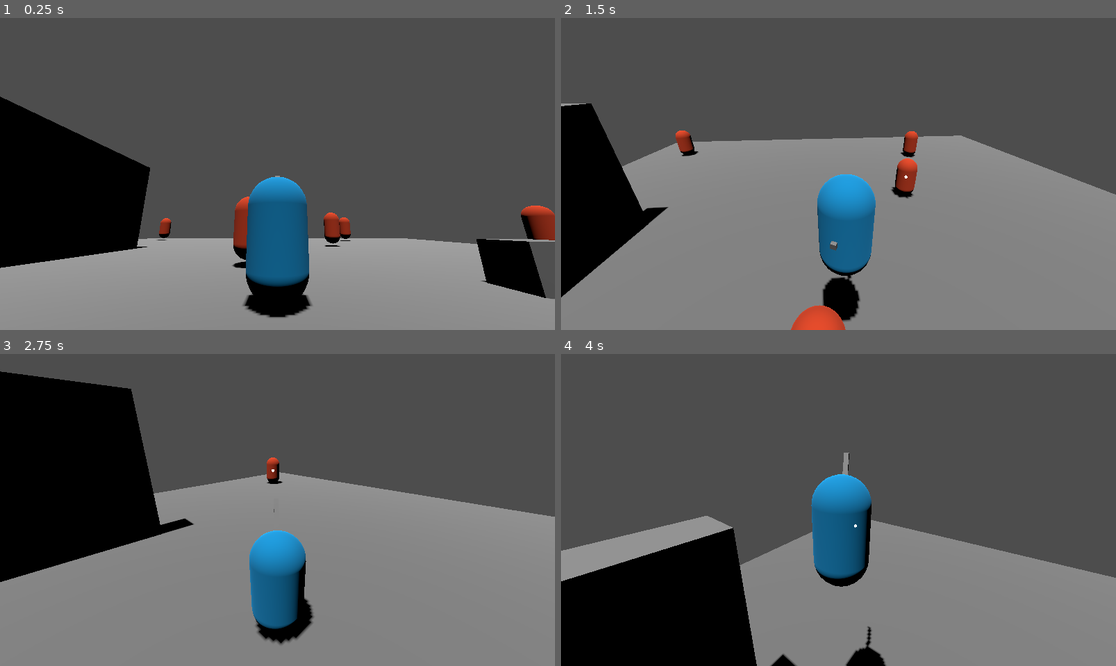
Above: before the commit, frames 1-4 (two rows, left to right).
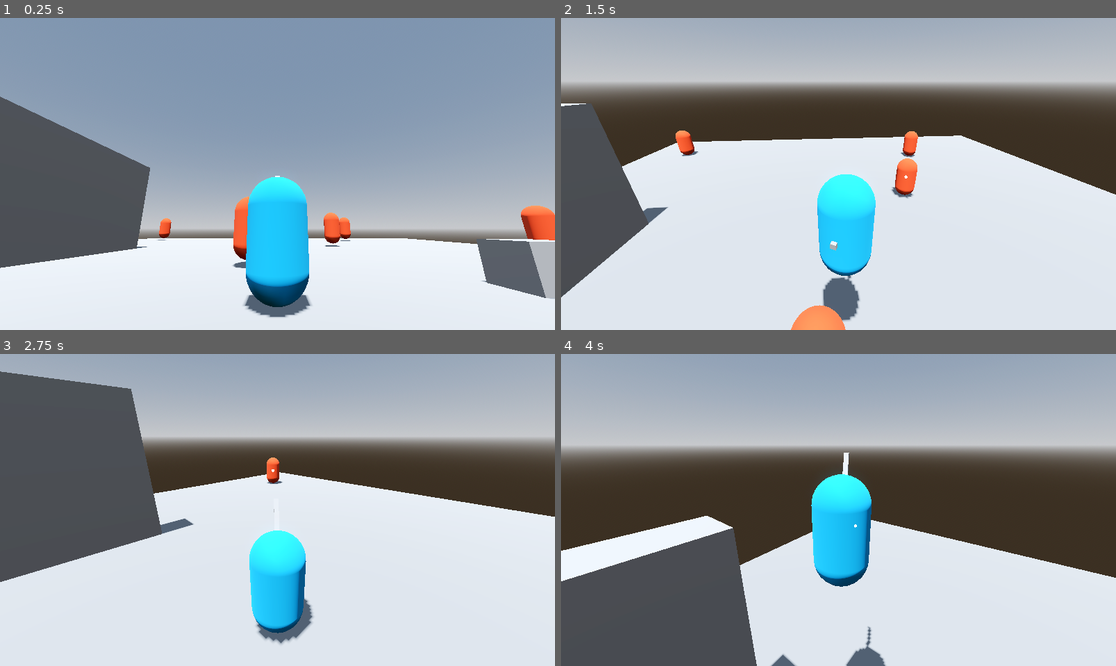
Above: after the commit, the same moments.

Repository: Snaiel/Godot4ThirdPersonCombatPrototype
Game: Godot game, scene res://scenes/Main.tscn
Same seed, same stepped clock (60 frames per second), same inputs: the game is played once before the commit and once after it.
Inputs (mouse positions are in pixels of both pictures, inside the frame that each line leads up to):
- Up to frame 1 (0.25 s): no input
- Up to frame 2 (1.5 s): move the mouse to (832, 180) at 0.52 s; hold W (forward) from 0.53 s (still down); tap Middle mouse button (lock_on) at 0.6 s; tap Space (jump) at 0.77 s; move the mouse to (877, 177) at 1.27 s; click (877, 177) at 1.35 s
- Up to frame 3 (2.75 s): keep holding W (forward); tap Space (jump) at 1.52 s; tap Middle mouse button (lock_on) at 1.55, 2.1 s; move the mouse to (233, 506) at 2.02 s
- Up to frame 4 (4 s): move the mouse to (844, 510) at 2.77 s; release W (forward) at 2.78 s; hold A (left) 2.78-3.53 s; tap Middle mouse button (lock_on) at 2.85, 3.8 s; tap Space (jump) at 3.02, 3.77 s; move the mouse to (816, 503) at 3.52 s; hold W (forward) from 3.53 s (still down); click (816, 503) at 3.6 s

The runs differ from the first frame. In frame 1, 100% of the frame differs, in the area x 0-100%, y 0-100%; in frame 2, 97%; in frame 3, 98%; in frame 4, 97%.

Commit message:
refactored hitbox detection

Diff:
--- a/project.godot
+++ b/project.godot
@@ -61,5 +61,5 @@
 
 3d_physics/layer_1="world"
 3d_physics/layer_2="player"
-3d_physics/layer_3="sword"
+3d_physics/layer_3="weapon"
 3d_physics/layer_4="enemy"
--- a/scenes/Enemy.tscn
+++ b/scenes/Enemy.tscn
@@ -1,6 +1,7 @@
-[gd_scene load_steps=5 format=3 uid="uid://cv8knl5vavfyy"]
+[gd_scene load_steps=6 format=3 uid="uid://cv8knl5vavfyy"]
 
 [ext_resource type="Script" path="res://scripts/enemy.gd" id="1_nrck3"]
+[ext_resource type="PackedScene" uid="uid://cko2lhqdu4n44" path="res://scenes/EntityHitbox.tscn" id="2_h2tgk"]
 
 [sub_resource type="StandardMaterial3D" id="StandardMaterial3D_t3wl8"]
 albedo_color = Color(0.898039, 0.278431, 0.137255, 1)
@@ -12,7 +13,7 @@
 
 [node name="Enemy" type="CharacterBody3D" groups=["enemy"]]
 collision_layer = 8
-collision_mask = 7
+collision_mask = 3
 script = ExtResource("1_nrck3")
 
 [node name="MeshInstance3D" type="MeshInstance3D" parent="."]
@@ -20,3 +21,7 @@
 
 [node name="CollisionShape3D" type="CollisionShape3D" parent="."]
 shape = SubResource("CapsuleShape3D_lwy87")
+
+[node name="EntityHitbox" parent="." instance=ExtResource("2_h2tgk")]
+
+[connection signal="weapon_hit" from="EntityHitbox" to="." method="_on_entity_hitbox_weapon_hit"]
--- /dev/null
+++ b/scenes/EntityHitbox.tscn
@@ -0,0 +1,16 @@
+[gd_scene load_steps=3 format=3 uid="uid://cko2lhqdu4n44"]
+
+[ext_resource type="Script" path="res://scripts/entity_hitbox.gd" id="1_gp3rr"]
+
+[sub_resource type="CapsuleShape3D" id="CapsuleShape3D_hdxcr"]
+
+[node name="EntityHitbox" type="Area3D"]
+collision_layer = 8
+collision_mask = 4
+script = ExtResource("1_gp3rr")
+
+[node name="CollisionShape3D" type="CollisionShape3D" parent="."]
+shape = SubResource("CapsuleShape3D_hdxcr")
+
+[connection signal="body_entered" from="." to="." method="_on_body_entered"]
+[connection signal="body_exited" from="." to="." method="_on_body_exited"]
--- a/scenes/Main.tscn
+++ b/scenes/Main.tscn
@@ -1,9 +1,23 @@
-[gd_scene load_steps=13 format=3 uid="uid://cfip2n0nvr8n3"]
+[gd_scene load_steps=16 format=3 uid="uid://cfip2n0nvr8n3"]
 
 [ext_resource type="PackedScene" uid="uid://cv8knl5vavfyy" path="res://scenes/Enemy.tscn" id="2_oia4d"]
 [ext_resource type="PackedScene" uid="uid://dujukbu10vbmm" path="res://scenes/Player.tscn" id="2_thr8q"]
 [ext_resource type="PackedScene" uid="uid://b075d85nmca7s" path="res://scenes/UserInterface.tscn" id="3_hlhuw"]
 [ext_resource type="Script" path="res://scripts/lock_on_system.gd" id="4_qiriw"]
+
+[sub_resource type="ProceduralSkyMaterial" id="ProceduralSkyMaterial_co0qk"]
+sky_top_color = Color(0.384314, 0.454902, 0.54902, 1)
+sky_horizon_color = Color(0.646078, 0.655975, 0.670505, 1)
+ground_horizon_color = Color(0.646078, 0.655975, 0.670505, 1)
+
+[sub_resource type="Sky" id="Sky_qudfu"]
+sky_material = SubResource("ProceduralSkyMaterial_co0qk")
+
+[sub_resource type="Environment" id="Environment_32f71"]
+background_mode = 2
+sky = SubResource("Sky_qudfu")
+tonemap_mode = 2
+glow_enabled = true
 
 [sub_resource type="BoxShape3D" id="BoxShape3D_kuabg"]
 size = Vector3(30, 1, 30)
@@ -30,7 +44,12 @@
 
 [node name="Main" type="Node3D"]
 
+[node name="WorldEnvironment" type="WorldEnvironment" parent="."]
+environment = SubResource("Environment_32f71")
+
 [node name="World" type="Node3D" parent="."]
+metadata/_edit_lock_ = true
+metadata/_edit_group_ = true
 
 [node name="Ground" type="StaticBody3D" parent="World"]
 
@@ -67,22 +86,23 @@
 [node name="Player" parent="." instance=ExtResource("2_thr8q")]
 transform = Transform3D(1, 0, 0, 0, 1, 0, 0, 0, 1, 0, 2, 7.57123)
 
-[node name="UserInterface" parent="." instance=ExtResource("3_hlhuw")]
-
-[node name="LockOnSystem" type="Area3D" parent="." node_paths=PackedStringArray("player", "potential_target")]
+[node name="LockOnSystem" type="Area3D" parent="Player" node_paths=PackedStringArray("player", "potential_target")]
+transform = Transform3D(1, 0, 0, 0, 1, 0, 0, 0, 1, 0, -2, -7.57123)
 collision_layer = 0
 collision_mask = 8
 script = ExtResource("4_qiriw")
-player = NodePath("../Player")
-potential_target = NodePath("../Enemies/Enemy")
+player = NodePath("..")
+potential_target = NodePath("../../Enemies/Enemy")
 change_target_mouse_threshold = 60
 change_target_wait_time = 0.5
 
-[node name="EnemyDetectionSphere" type="CollisionShape3D" parent="LockOnSystem"]
+[node name="EnemyDetectionSphere" type="CollisionShape3D" parent="Player/LockOnSystem"]
 shape = SubResource("SphereShape3D_bb732")
 
-[node name="ChangeTargetTimer" type="Timer" parent="LockOnSystem"]
+[node name="ChangeTargetTimer" type="Timer" parent="Player/LockOnSystem"]
 wait_time = 0.5
+
+[node name="UserInterface" parent="." instance=ExtResource("3_hlhuw")]
 
 [node name="Enemies" type="Node3D" parent="."]
 
@@ -104,7 +124,7 @@
 [node name="Enemy6" parent="Enemies" instance=ExtResource("2_oia4d")]
 transform = Transform3D(1, 0, 0, 0, 1, 0, 0, 0, 1, 12.0914, 2, 1.43307)
 
-[connection signal="body_entered" from="LockOnSystem" to="LockOnSystem" method="_on_body_entered"]
-[connection signal="lock_on" from="LockOnSystem" to="Player" method="_on_lock_on_system_lock_on"]
-[connection signal="lock_on" from="LockOnSystem" to="UserInterface" method="_on_lock_on_system_lock_on"]
-[connection signal="timeout" from="LockOnSystem/ChangeTargetTimer" to="LockOnSystem" method="_on_change_target_timer_timeout"]
+[connection signal="body_entered" from="Player/LockOnSystem" to="Player/LockOnSystem" method="_on_body_entered"]
+[connection signal="lock_on" from="Player/LockOnSystem" to="Player" method="_on_lock_on_system_lock_on"]
+[connection signal="lock_on" from="Player/LockOnSystem" to="UserInterface" method="_on_lock_on_system_lock_on"]
+[connection signal="timeout" from="Player/LockOnSystem/ChangeTargetTimer" to="Player/LockOnSystem" method="_on_change_target_timer_timeout"]
--- a/scenes/Sword.tscn
+++ b/scenes/Sword.tscn
@@ -3,6 +3,9 @@
 [ext_resource type="Script" path="res://scripts/sword.gd" id="1_5whxk"]
 
 [sub_resource type="BoxMesh" id="BoxMesh_k3nak"]
+size = Vector3(0.1, 2, 0.1)
+
+[sub_resource type="BoxShape3D" id="BoxShape3D_p5p8n"]
 size = Vector3(0.1, 2, 0.1)
 
 [sub_resource type="Animation" id="Animation_gwksx"]
@@ -119,7 +122,7 @@
 "transitions": PackedFloat32Array(1),
 "values": [{
 "args": [],
-"method": &"register_hit"
+"method": &"register_weapon_impact"
 }]
 }
 
@@ -129,26 +132,20 @@
 "Strike": SubResource("Animation_pfmwt")
 }
 
-[sub_resource type="BoxShape3D" id="BoxShape3D_p5p8n"]
-size = Vector3(0.1, 2, 0.1)
-
-[node name="Sword" type="Area3D"]
+[node name="Sword" type="StaticBody3D" groups=["weapon"]]
 collision_layer = 4
-collision_mask = 8
+collision_mask = 0
 script = ExtResource("1_5whxk")
 
 [node name="MeshInstance3D" type="MeshInstance3D" parent="."]
 transform = Transform3D(1, 0, 0, 0, 0.766044, 0.642787, 0, -0.642787, 0.766044, 0, 0.507535, -0.426912)
 mesh = SubResource("BoxMesh_k3nak")
 
+[node name="CollisionShape3D" type="CollisionShape3D" parent="."]
+transform = Transform3D(1, 0, 0, 0, 0.766044, 0.642787, 0, -0.642787, 0.766044, 0, 0.507535, -0.426912)
+shape = SubResource("BoxShape3D_p5p8n")
+
 [node name="AnimationPlayer" type="AnimationPlayer" parent="."]
 libraries = {
 "": SubResource("AnimationLibrary_q1m4e")
 }
-
-[node name="CollisionShape3D" type="CollisionShape3D" parent="."]
-transform = Transform3D(1, 0, 0, 0, 0.766044, 0.642787, 0, -0.642787, 0.766044, 0, 0.507535, -0.426912)
-shape = SubResource("BoxShape3D_p5p8n")
-
-[connection signal="body_entered" from="." to="." method="_on_body_entered"]
-[connection signal="body_exited" from="." to="." method="_on_body_exited"]
--- a/scripts/enemy.gd
+++ b/scripts/enemy.gd
@@ -1,7 +1,7 @@
 class_name Enemy
 extends CharacterBody3D
 
-var _knockback_resistance = 5
+@export var friction = 0.05
 
 # Get the gravity from the project settings to be synced with RigidBody nodes.
 var gravity = ProjectSettings.get_setting("physics/3d/default_gravity")
@@ -12,13 +12,15 @@
 	if not is_on_floor():
 		velocity.y -= gravity * delta
 
-	if abs(velocity.x) > 0:
-		velocity.x -= sign(velocity.x) *  _knockback_resistance * delta
-	if abs(velocity.z) > 0:
-		velocity.z -= sign(velocity.z) * _knockback_resistance * delta
+	velocity.x = lerp(velocity.x, 0.0, friction)
+	velocity.z = lerp(velocity.z, 0.0, friction)
 
 	move_and_slide()
 
-func get_hit():
+func get_hit(knockback):
 	var player = Globals.player
-	velocity = (position - player.position).normalized() * 4
+	velocity = player.position.direction_to(position) * knockback
+
+
+func _on_entity_hitbox_weapon_hit(_damage, knockback):
+	get_hit(knockback)
--- /dev/null
+++ b/scripts/entity_hitbox.gd
@@ -0,0 +1,20 @@
+extends Area3D
+
+signal weapon_hit(damage: int, knockback: float)
+
+var _weapons_in_hitbox = []
+
+func _on_body_entered(body: Node3D):
+	if body.is_in_group("weapon") and body not in _weapons_in_hitbox:
+		var weapon: Sword = body
+		weapon.weapon_impact.connect(_register_hit)
+		_weapons_in_hitbox.append(weapon)
+
+func _on_body_exited(body: Node3D):
+	if body.is_in_group("weapon"):
+		var weapon: Sword = body
+		weapon.weapon_impact.disconnect(_register_hit)
+		_weapons_in_hitbox.erase(weapon)
+
+func _register_hit(damage: int, knockback: float):
+	weapon_hit.emit(damage, knockback)
--- a/scripts/lock_on_system.gd
+++ b/scripts/lock_on_system.gd
@@ -66,12 +66,12 @@
 func _on_change_target_timer_timeout():
 	can_change_target = true
 
-func _can_see_enemy(enemy: Enemy) -> bool:
+func _can_see_enemy(e: Enemy) -> bool:
 	var can_see: bool = true
 	var cam = get_viewport().get_camera_3d()
 
 	var space_state = get_world_3d().direct_space_state
-	var query = PhysicsRayQueryParameters3D.create(cam.global_position, enemy.position, 1)
+	var query = PhysicsRayQueryParameters3D.create(cam.global_position, e.position, 1)
 	var result = space_state.intersect_ray(query)
 
 	can_see = result.size() == 0
@@ -122,7 +122,6 @@
 
 func _change_target_right():
 	var cam = get_viewport().get_camera_3d()
-	var viewport_center = Vector2(get_viewport().size / 2)
 	var enemies_in_frustum = _get_enemies_in_front()
 
 	if enemies_in_frustum.size() == 0:
@@ -157,7 +156,6 @@
 
 func _change_target_left():
 	var cam = get_viewport().get_camera_3d()
-	var viewport_center = Vector2(get_viewport().size / 2)
 	var enemies_in_frustum = _get_enemies_in_front()
 
 	if enemies_in_frustum.size() == 0:
--- a/scripts/sword.gd
+++ b/scripts/sword.gd
@@ -1,21 +1,14 @@
-extends Area3D
+class_name Sword
+extends StaticBody3D
+
+signal weapon_impact(damage: int, knockback: float)
 
 @onready var _animation_player = $AnimationPlayer
-
-var _enemy_currently_inside = null
 
 # Called every frame. 'delta' is the elapsed time since the previous frame.
 func _process(_delta):
 	if Input.is_action_just_pressed("attack"):
 		_animation_player.play("Strike")
 
-func register_hit():
-	if _enemy_currently_inside:
-		print(_enemy_currently_inside)
-		_enemy_currently_inside.get_hit()
-
-func _on_body_entered(body):
-	_enemy_currently_inside = body
-
-func _on_body_exited(_body):
-	_enemy_currently_inside = null
+func register_weapon_impact():
+	weapon_impact.emit(10, 5)
Not shown, changed: .gitignore
